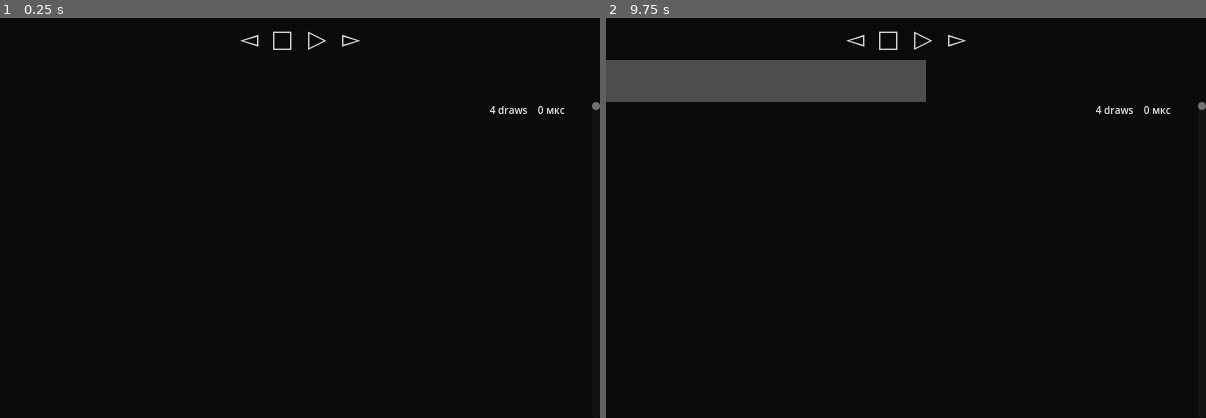
Above: before the commit, frames 1-2 (left to right).
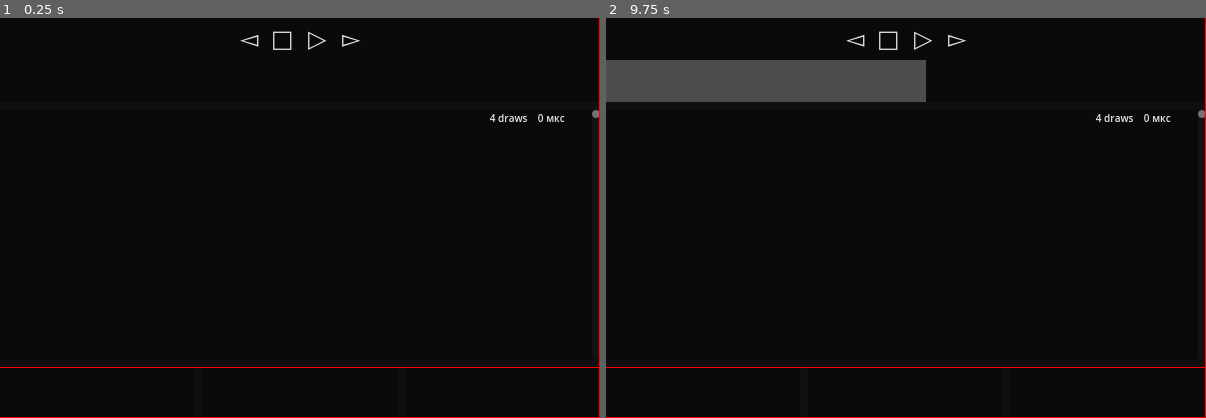
Above: after the commit, the same moments.

Repository: AncRad/tag-player-prototype
Game: Godot game, scene res://main.tscn
The game is run twice, just before and just after one commit, with the same random seed, the same clock (stepped at 60 frames per second) and the same inputs.
Inputs (mouse positions are in pixels of both pictures, inside the frame that each line leads up to):
- Up to frame 1 (0.25 s): no input
- Up to frame 2 (9.75 s): click "◅" at 0.5 s; click "□" at 1.25 s; click "▷" at 2 s; click "▻" at 2.75 s; click "◅" at 3.5 s; click "□" at 4.25 s; click "▷" at 5 s; click "▻" at 5.75 s; click "◅" at 6.5 s; click "□" at 7.25 s; click "▷" at 8 s; click "▻" at 8.75 s; tap Enter at 9.5 s; drag from (906, 82) to (966, 130) at 9.52 s

The runs differ from the first frame. In frame 1, 0.9% of the frame differs, in the area x 0-100%, y 0-100%; in frame 2, 0.9%.

Commit message:
xxxxx

Diff:
--- a/core/global.gd
+++ b/core/global.gd
@@ -7,20 +7,38 @@
 
 
 ## Просто.[br]
-## object if is_instance_valid(object) and variant is <[param type]> else null[br]
+## if type is null or type is Object:
+## 	return value if is_instance_valid(value) and value is <[param type]> else default[br]
+## else:
+## 	return value if is_instance_of(value, type) else return
 ## Почему это не поставляется с движком?
-static func validate(object: Variant, type: Variant = null) -> Variant:
-	if is_instance_valid(object):
-		if type:
-			if is_instance_of(object, type):
-				if type is Script:
-					var object_script := object.get_script() as Script
-					while type:
-						if object_script == type:
-							return object
-						object_script = object_script.get_base_script()
-					return null
-				return object
-			return null
-		return object
-	return null
+static func validate(value: Variant, type: Variant = null, default: Variant =  null) -> Variant:
+	if type == null or type is Object:
+		if is_instance_valid(value):
+			if type:
+				if is_instance_of(value, type):
+					if type is Script:
+						var value_script := value.get_script() as Script
+						while type:
+							if value_script == type:
+								return value
+							value_script = value_script.get_base_script()
+						return default
+					return value
+				return default
+			return value
+		return default
+
+	elif type is int:
+		if type >= 0 and type < TYPE_MAX and is_instance_of(value, type):
+			return value
+
+	elif type is Dictionary:
+		if value is Dictionary:
+			if value.has_all(type.keys()):
+				for key in type.keys():
+					if typeof(value[key]) != type[key]:
+						return default
+				return value
+
+	return default
--- /dev/null
+++ b/gui/panel_control/panel_control.gd
@@ -0,0 +1,220 @@
+@tool
+extends BoxContainer
+
+var mode : int:
+	set(_value):
+		if vertical:
+			mode = Vector2.AXIS_Y
+		else:
+			mode = Vector2.AXIS_X
+
+var modea : int:
+	set(_value):
+		if vertical:
+			modea = Vector2.AXIS_X
+		else:
+			modea = Vector2.AXIS_Y
+
+var _separator_grabbed : int = -1:
+	set(value):
+		if value != _separator_grabbed:
+			_separator_grabbed = value
+			if _separator_grabbed >= 0:
+				mouse_default_cursor_shape = Vector2i(Control.CURSOR_HSPLIT, Control.CURSOR_VSPLIT)[mode]
+			else:
+				mouse_default_cursor_shape = Control.CURSOR_ARROW
+
+var _separator_grabbed_offset : float = 0
+
+var _collapsed := {}
+
+var _input_rect : Control
+var _corner : int = -1
+
+
+func _init() -> void:
+	mode = mode
+	modea = modea
+	_input_rect = ReferenceRect.new()
+	_input_rect.top_level = true
+	_input_rect.mouse_filter = Control.MOUSE_FILTER_IGNORE
+	_input_rect.mouse_force_pass_scroll_events = true
+	_input_rect.mouse_default_cursor_shape = Control.CURSOR_CROSS
+	_input_rect.editor_only = false
+	_input_rect.gui_input.connect(_on_input_rect_gui_input)
+	add_child(_input_rect)
+
+func _notification(what: int) -> void:
+	match what:
+		NOTIFICATION_PRE_SORT_CHILDREN:
+			var controls := get_controls()
+			var unresizable_size : float
+			var ratio : float
+			var new_collapsed := {}
+			for control in controls:
+				if control in _collapsed:
+					new_collapsed[control] = true
+				if Vector2i(control.size_flags_horizontal, control.size_flags_vertical)[mode] & SIZE_EXPAND and not control in _collapsed:
+					ratio += control.size_flags_stretch_ratio
+				else:
+					unresizable_size += control.get_combined_minimum_size()[mode]
+			_collapsed = new_collapsed
+
+			unresizable_size += get_theme_constant('separation') * maxi(controls.size() - 1, 0)
+
+			if _separator_grabbed > controls.size() - 1:
+				_separator_grabbed = -1
+
+			var stretch_ratio_size : float = size[mode] - unresizable_size
+			for control in get_controls():
+				if Vector2i(control.size_flags_horizontal, control.size_flags_vertical)[mode] & SIZE_EXPAND:
+					if control in _collapsed:
+						control.size_flags_stretch_ratio = control.get_combined_minimum_size()[mode]
+					else:
+						control.size_flags_stretch_ratio = control.size_flags_stretch_ratio / ratio * stretch_ratio_size
+
+		NOTIFICATION_SORT_CHILDREN:
+			fit_child_in_rect(_input_rect, get_global_rect())
+
+		NOTIFICATION_EXIT_TREE, NOTIFICATION_PAUSED, NOTIFICATION_DRAG_BEGIN, NOTIFICATION_DISABLED:
+			_separator_grabbed = -1
+
+		NOTIFICATION_WM_WINDOW_FOCUS_OUT, NOTIFICATION_FOCUS_EXIT, NOTIFICATION_THEME_CHANGED:
+			_separator_grabbed = -1
+
+func _input(event: InputEvent) -> void:
+	if event is InputEventMouse:
+		var corner := -1
+		if _separator_grabbed < 0:
+			if get_global_rect().has_point(event.position):
+				var control := get_control_at_point(event.position)
+				if control:
+					corner = get_rect_corenr_at_point(control.get_global_rect(), event.position)
+		_corner = corner
+		if _corner >= 0:
+			_input_rect.mouse_filter = Control.MOUSE_FILTER_PASS
+		else:
+			_input_rect.mouse_filter = Control.MOUSE_FILTER_IGNORE
+
+func _gui_input(event: InputEvent) -> void:
+	if event is InputEventMouse:
+		if _separator_grabbed < 0:
+			var at_pos_separator := get_separator_at_point(event.position)
+			var as_pos_control_a := get_control_of_separator(at_pos_separator, true)
+			var as_pos_control_b := get_control_of_separator(at_pos_separator, false)
+			if as_pos_control_a and as_pos_control_b:
+				mouse_default_cursor_shape = Vector2i(Control.CURSOR_HSPLIT, Control.CURSOR_VSPLIT)[mode]
+			else:
+				mouse_default_cursor_shape = Control.CURSOR_ARROW
+
+	if event is InputEventMouseButton:
+		if event.button_index == MOUSE_BUTTON_LEFT:
+			if event.is_pressed():
+				if _separator_grabbed < 0:
+					var separator := get_separator_at_point(event.position)
+					var control_a := get_control_of_separator(separator, true)
+					if control_a and get_control_of_separator(separator, false):
+						_separator_grabbed_offset = event.position[mode] - control_a.get_rect().end[mode]
+						_separator_grabbed = separator
+
+			else:
+				_separator_grabbed = -1
+
+	elif event is InputEventMouseMotion:
+		if _separator_grabbed >= 0 and not Input.is_mouse_button_pressed(MOUSE_BUTTON_LEFT):
+			_separator_grabbed = -1
+		if _separator_grabbed >= 0:
+			var control_a := get_control_of_separator(_separator_grabbed, true)
+			var control_b := get_control_of_separator(_separator_grabbed, false)
+
+			if control_a and control_b:
+				if event.relative[mode]:
+					var delta : float = event.position[mode] - control_a.get_rect().end[mode] - _separator_grabbed_offset
+					if delta < 0:
+						delta = clamp(delta, control_a.get_combined_minimum_size()[mode] - control_a.size[mode], 0)
+						if not delta:
+							_collapsed[control_a] = true
+					elif delta > 0:
+						delta = clamp(delta, 0, control_b.size[mode] - control_b.get_combined_minimum_size()[mode])
+						if not delta:
+							_collapsed[control_b] = true
+
+					if delta:
+						control_a.size_flags_stretch_ratio = control_a.size[mode] + delta
+						control_b.size_flags_stretch_ratio = control_b.size[mode] - delta
+						_collapsed.erase(control_a)
+						_collapsed.erase(control_b)
+
+			else:
+				_separator_grabbed = -1
+
+func _on_input_rect_gui_input(_event: InputEvent) -> void:
+	pass
+
+
+func get_controls() -> Array[Control]:
+	var resizable := [] as Array[Control]
+	for child in get_children():
+		if child is Control:
+			if child.is_visible_in_tree() and not child.top_level:
+				resizable.append(child)
+	return resizable
+
+func get_separator_at_point(point : Vector2) -> int:
+	var separation := get_theme_constant('separation')
+	var controls := get_controls()
+	for i in maxi(controls.size() - 1, 0):
+		var control := controls[i]
+		if point[mode] >= control.get_rect().end[mode] and point[mode] <= control.get_rect().end[mode] + separation:
+			return i
+	return -1
+
+func get_control_of_separator(separator : int, begin : bool) -> Control:
+	var controls := get_controls()
+	var i := separator
+	if not begin:
+		i += 1
+	while i >= 0 and i < controls.size():
+		if Vector2i(controls[i].size_flags_horizontal, controls[i].size_flags_vertical)[mode] & SIZE_EXPAND:
+			return controls[i]
+		i += -1 if begin else 1
+	return null
+
+func get_control_at_point(point : Vector2) -> Control:
+	for child in get_children():
+		if child is Control:
+			if child.is_visible_in_tree() and not child.top_level:
+				if child.get_global_rect().has_point(point):
+					return child
+	return
+
+func get_rect_corenr_at_point(rect : Rect2, point : Vector2) -> int:
+	var separation := get_theme_constant('separation')
+	var rect_size := Vector2(separation, separation * 2)
+
+	var rect_top_left := Rect2(rect.position, Vector2(rect_size[mode], rect_size[modea]))
+	if rect_top_left.has_point(point):
+		return CORNER_TOP_LEFT
+
+	var rect_top_right := Transform2D(0, Vector2(rect.size.x - rect_top_left.size.x, 0)) * rect_top_left
+	if rect_top_right.has_point(point):
+		return CORNER_TOP_RIGHT
+
+	var rect_bottom_left := Transform2D(0, Vector2(0, rect.size.y - rect_top_left.size.y)) * rect_top_left
+	if rect_bottom_left.has_point(point):
+		return CORNER_BOTTOM_LEFT
+
+	var rect_bottom_right := Transform2D(0, Vector2(0, rect.size.y - rect_top_right.size.y)) * rect_top_right
+	if rect_bottom_right.has_point(point):
+		return CORNER_BOTTOM_RIGHT
+
+	#var rect_to_corner := {
+		#CORNER_TOP_LEFT = rect_top_left,
+		#CORNER_TOP_RIGHT = rect_top_right,
+		#CORNER_BOTTOM_LEFT = rect_bottom_left,
+		#CORNER_BOTTOM_RIGHT = rect_bottom_right,
+	#}
+	#for corner : int in rect_to_corner:
+		#if rect_to_corner[corner].has_point(point):
+			#return corner
+	return -1
--- a/gui/player_panel/player_panel.tscn
+++ b/gui/player_panel/player_panel.tscn
@@ -1,9 +1,10 @@
-[gd_scene load_steps=6 format=3 uid="uid://cp0o32wj18o0x"]
+[gd_scene load_steps=7 format=3 uid="uid://cp0o32wj18o0x"]
 
 [ext_resource type="Script" path="res://gui/player_panel/player_panel.gd" id="1_spd74"]
 [ext_resource type="Resource" uid="uid://bn1oi81qkphlm" path="res://core/playback.tres" id="2_ewovt"]
 [ext_resource type="Theme" uid="uid://slh6t1d4eoop" path="res://gui/player_panel/player_buttons.theme" id="2_kdfki"]
 [ext_resource type="PackedScene" uid="uid://dhly8qeol4gu6" path="res://gui/player_panel/player_buttons.tscn" id="2_poe4l"]
+[ext_resource type="StyleBox" uid="uid://cyvqocfgjh0ll" path="res://gui/background.stylebox" id="3_3d1aa"]
 [ext_resource type="PackedScene" uid="uid://handaig80i0n" path="res://gui/player_panel/progress_bar.tscn" id="5_ku0cc"]
 
 [node name="PlayerPanel" type="MarginContainer"]
@@ -17,6 +18,10 @@
 theme_override_constants/margin_bottom = 0
 script = ExtResource("1_spd74")
 playback = ExtResource("2_ewovt")
+
+[node name="Panel" type="Panel" parent="."]
+layout_mode = 2
+theme_override_styles/panel = ExtResource("3_3d1aa")
 
 [node name="VBoxContainer" type="VBoxContainer" parent="."]
 layout_mode = 2
--- a/gui/track_list/track_list.tscn
+++ b/gui/track_list/track_list.tscn
@@ -1,8 +1,9 @@
-[gd_scene load_steps=6 format=3 uid="uid://mqs6rjv3osx0"]
+[gd_scene load_steps=7 format=3 uid="uid://mqs6rjv3osx0"]
 
 [ext_resource type="Script" path="res://gui/track_list/track_list.gd" id="1_guvhr"]
 [ext_resource type="Resource" uid="uid://chtu6phxcxi1j" path="res://core/data_base_ordered.tres" id="2_t662t"]
 [ext_resource type="Resource" uid="uid://bn1oi81qkphlm" path="res://core/playback.tres" id="3_wa3m6"]
+[ext_resource type="StyleBox" uid="uid://cyvqocfgjh0ll" path="res://gui/background.stylebox" id="4_uabrd"]
 [ext_resource type="PackedScene" uid="uid://b0vibo33qrh4w" path="res://gui/find_panel/find_expression_edit.tscn" id="4_ued1a"]
 [ext_resource type="Script" path="res://gui/track_list/track_list_item.gd" id="6_x1fay"]
 
@@ -20,6 +21,10 @@
 source = ExtResource("2_t662t")
 playback = ExtResource("3_wa3m6")
 metadata/_edit_lock_ = true
+
+[node name="Panel" type="Panel" parent="."]
+layout_mode = 2
+theme_override_styles/panel = ExtResource("4_uabrd")
 
 [node name="VBoxContainer" type="VBoxContainer" parent="."]
 layout_mode = 2
--- a/gui/track_list/track_list_item.gd
+++ b/gui/track_list/track_list_item.gd
@@ -44,6 +44,8 @@
 
 var _deferred_scroll_to_track : DataBase.Track
 
+var _selection := {}
+
 
 func _notification(what: int) -> void:
 	match what:
@@ -51,13 +53,18 @@
 			_find_panel = %FindPanel as Control
 			_find_expression_edit = %FindExpressionEdit as FindExpressionEdit
 
-func get_scroll_max() -> float:
-	if source:
-		return maxf(0, source.size() - int((size.y + get_line_descent()) / get_line_interval()))
-	return 0
-
-func _unhandled_key_input(event: InputEvent) -> void:
-	if event.is_pressed() and has_focus():
+func _gui_input(event: InputEvent) -> void:
+	if event.is_pressed() and 'position' in event:
+		accept_event()
+		grab_focus()
+
+	if event.is_pressed():
+		if event.is_action('track_list_start_find', true):
+			accept_event()
+			if not event.is_echo():
+				_find_panel.show()
+				_find_expression_edit.grab_focus()
+
 		if event.is_action('track_list_current_track_focus', true):
 			accept_event()
 			var pos := get_global_mouse_position() * get_global_transform()
@@ -66,17 +73,32 @@
 			else:
 				scroll_to_track(-0.5, highlighted_track, true)
 
-		elif event.is_action('track_list_start_find', true):
+		if event.is_action('track_list_select_all', true):
 			accept_event()
-			_find_panel.show()
-			_find_expression_edit.grab_focus()
-
-func _gui_input(event: InputEvent) -> void:
-	if event.is_pressed() and 'position' in event:
-		grab_focus()
-
-	if event is InputEventMouseButton:
-		if event.is_pressed() and not event.is_echo():
+			if not event.is_echo():
+				if source:
+					var tracks := source.get_tracks()
+
+					var all := true
+					var compare := _selection.duplicate()
+					for track in tracks:
+						if track in compare:
+							compare.erase(track)
+						else:
+							all = false
+							break
+					all = all and not compare
+
+					_selection.clear()
+					if not all:
+						for track in tracks:
+							_selection[track] = true
+				else:
+					_selection.clear()
+				queue_redraw()
+
+
+		if event is InputEventMouseButton:
 			if event.button_index == MOUSE_BUTTON_WHEEL_UP or event.button_index == MOUSE_BUTTON_WHEEL_DOWN:
 				if event.button_index == MOUSE_BUTTON_WHEEL_UP:
 					scroll -= 1
@@ -85,13 +107,19 @@
 
 			elif event.button_index == MOUSE_BUTTON_LEFT:
 				var region := get_region_at_position(event.position)
-				#if OS.is_debug_build():
-					#set_meta('highlight_region', region.get('rect', Rect2()))
-				if region and playback:
-					if source:
-						playback.play(0, region.track, source)
-					else:
-						playback.play(0, region.track)
+				if region:
+					if Input.is_action_pressed('track_list_select_modifer'):
+						if region.track in _selection:
+							_selection.erase(region.track)
+						else:
+							_selection[region.track] = true
+						queue_redraw()
+
+					elif playback:
+						if source:
+							playback.play(0, region.track, source)
+						else:
+							playback.play(0, region.track)
 
 #func _get_tooltip(at_position: Vector2) -> String:
 	#var region := get_region_at_position(at_position)
@@ -155,6 +183,9 @@
 		var rect_left := Rect2(main_rect.position.x + margin_left, pos_y, creators_max_size, line_interval)
 		var region_rect := Rect2()
 
+		if track in _selection:
+			draw_rect(line_rect, Color.WHITE.darkened(0.9))
+
 		var creators : Array[DataBase.Tag]
 		if root:
 			creators = track.get_typed_tags('creator')
@@ -219,6 +250,14 @@
 		set_meta("draw_counter", get_meta("draw_counter", 0) + 1)
 		var debug_string := "%4d draws %4d мкс" % [get_meta("draw_counter"), debug_time]
 		draw_string(font, Vector2(size.x - 110, 12), debug_string, HORIZONTAL_ALIGNMENT_RIGHT, -1, 10, Color(1,1,1,0.9))
+
+func get_scroll_max() -> float:
+	if source:
+		return maxf(0, source.size() - int((size.y + get_line_descent()) / get_line_interval()))
+	return 0
+
+func _get_minimum_size() -> Vector2:
+	return Vector2(get_line_height(), get_line_height())
 
 func set_highlighted_track(value : DataBase.Track) -> void:
 	if value != highlighted_track:
--- a/main.tscn
+++ b/main.tscn
@@ -1,13 +1,85 @@
-[gd_scene load_steps=7 format=3 uid="uid://cwjb1imduvk04"]
+[gd_scene load_steps=10 format=3 uid="uid://cwjb1imduvk04"]
 
 [ext_resource type="Script" path="res://core/player/player.gd" id="1_if8um"]
 [ext_resource type="Resource" uid="uid://bn1oi81qkphlm" path="res://core/playback.tres" id="2_nwl3h"]
 [ext_resource type="PackedScene" uid="uid://dbitt37u6u746" path="res://core/data_base_holder.tscn" id="3_plvy5"]
-[ext_resource type="StyleBox" uid="uid://cyvqocfgjh0ll" path="res://gui/background.stylebox" id="4_ea6mm"]
+[ext_resource type="Script" path="res://gui/panel_control/panel_control.gd" id="5_4umh2"]
 [ext_resource type="PackedScene" uid="uid://cp0o32wj18o0x" path="res://gui/player_panel/player_panel.tscn" id="5_nwobq"]
 [ext_resource type="PackedScene" uid="uid://mqs6rjv3osx0" path="res://gui/track_list/track_list.tscn" id="6_cwg7h"]
+[ext_resource type="StyleBox" uid="uid://cyvqocfgjh0ll" path="res://gui/background.stylebox" id="7_kni80"]
+
+[sub_resource type="GDScript" id="GDScript_pp3fc"]
+script/source = "extends Node
+
+@export var playback : Playback
+
+var time : float
+
+
+func _notification(what: int) -> void:
+	match what:
+		NOTIFICATION_READY:
+			var bytes := FileAccess.get_file_as_bytes('%s/window_data' % OS.get_user_data_dir())
+			var template := {
+				position = TYPE_VECTOR2I,
+				size = TYPE_VECTOR2I,
+				always_on_top = TYPE_BOOL,
+				track_key = TYPE_INT,
+				progress = TYPE_FLOAT,
+				playing = TYPE_BOOL,
+			}
+			if G.validate(bytes_to_var(bytes), template):
+				var data := bytes_to_var(bytes) as Dictionary
+				var w := get_window()
+				w.position = data.position
+				w.size = data.size
+				w.always_on_top = data.always_on_top
+				if playback:
+					if playback.current_source and playback.current_source.get_root():
+						var track := playback.current_source.get_root()._key_to_track.get(data.track_key, null) as DataBase.Track
+						if track:
+							playback.play(0, track)
+							playback.set_progress(data.progress)
+							if not data.playing:
+								playback.pause()
+
+		NOTIFICATION_WM_CLOSE_REQUEST:
+			save()
+
+func _process(delta: float) -> void:
+	time += delta
+	if time > 1:
+		time = 0
+		save()
+
+func save() -> void:
+	var w := get_window()
+	var track_key : int = 0
+	var progress : float = 0
+	var playing : bool = false
+	if playback:
+		if playback.current_track and playback.current_track.valid:
+			track_key = playback.current_track.key
+		progress = playback.get_progress()
+		playing = playback.is_playing()
+	var data := {
+		position = w.position,
+		size = w.size,
+		always_on_top = w.always_on_top,
+		track_key = track_key,
+		progress = progress,
+		playing = playing,
+	}
+	var f := FileAccess.open('%s/window_data' % OS.get_user_data_dir(), FileAccess.WRITE_READ)
+	f.store_buffer(var_to_bytes(data))
+"
+
+[sub_resource type="StyleBoxFlat" id="StyleBoxFlat_7mijb"]
+bg_color = Color(0.06, 0.06, 0.06, 1)
 
 [node name="Main" type="Node"]
+script = SubResource("GDScript_pp3fc")
+playback = ExtResource("2_nwl3h")
 
 [node name="Player" type="AudioStreamPlayer" parent="."]
 script = ExtResource("1_if8um")
@@ -34,15 +106,49 @@
 
 [node name="Panel" type="Panel" parent="GUI"]
 layout_mode = 2
-theme_override_styles/panel = ExtResource("4_ea6mm")
+theme_override_styles/panel = SubResource("StyleBoxFlat_7mijb")
 
 [node name="VBoxContainer" type="VBoxContainer" parent="GUI"]
 layout_mode = 2
-theme_override_constants/separation = 0
+theme_override_constants/separation = 8
+script = ExtResource("5_4umh2")
+
+[node name="TrackList2" parent="GUI/VBoxContainer" instance=ExtResource("6_cwg7h")]
+visible = false
+layout_mode = 2
+size_flags_vertical = 3
+size_flags_stretch_ratio = 99.5862
 
 [node name="PlayerPanel" parent="GUI/VBoxContainer" instance=ExtResource("5_nwobq")]
 layout_mode = 2
+size_flags_stretch_ratio = 133.333
 
 [node name="TrackList" parent="GUI/VBoxContainer" instance=ExtResource("6_cwg7h")]
 layout_mode = 2
 size_flags_vertical = 3
+size_flags_stretch_ratio = 253.687
+
+[node name="HBoxContainer" type="HBoxContainer" parent="GUI/VBoxContainer"]
+layout_mode = 2
+size_flags_vertical = 3
+size_flags_stretch_ratio = 50.3125
+theme_override_constants/separation = 8
+script = ExtResource("5_4umh2")
+
+[node name="Control" type="Panel" parent="GUI/VBoxContainer/HBoxContainer"]
+layout_mode = 2
+size_flags_horizontal = 3
+size_flags_stretch_ratio = 194.667
+theme_override_styles/panel = ExtResource("7_kni80")
+
+[node name="Control2" type="Panel" parent="GUI/VBoxContainer/HBoxContainer"]
+layout_mode = 2
+size_flags_horizontal = 3
+size_flags_stretch_ratio = 194.667
+theme_override_styles/panel = ExtResource("7_kni80")
+
+[node name="Control3" type="Panel" parent="GUI/VBoxContainer/HBoxContainer"]
+layout_mode = 2
+size_flags_horizontal = 3
+size_flags_stretch_ratio = 194.667
+theme_override_styles/panel = ExtResource("7_kni80")
--- a/project.godot
+++ b/project.godot
@@ -18,7 +18,10 @@
 
 [debug]
 
+gdscript/warnings/unassigned_variable=0
+gdscript/warnings/unassigned_variable_op_assign=0
 gdscript/warnings/static_called_on_instance=0
+gdscript/warnings/int_as_enum_without_cast=0
 gdscript/warnings/confusable_local_declaration=0
 
 [display]
@@ -58,7 +61,7 @@
 }
 track_list_select_modifer={
 "deadzone": 0.5,
-"events": [Object(InputEventKey,"resource_local_to_scene":false,"resource_name":"","device":-1,"window_id":0,"command_or_control_autoremap":true,"alt_pressed":false,"shift_pressed":false,"pressed":false,"keycode …(96 unchanged characters)…
+"events": [Object(InputEventKey,"resource_local_to_scene":false,"resource_name":"","device":-1,"window_id":0,"alt_pressed":false,"shift_pressed":false,"ctrl_pressed":false,"meta_pressed":false,"pressed":false,"keycode …(96 unchanged characters)…
 ]
 }
 find_expression_edit_selected_tag_scroll_left={
